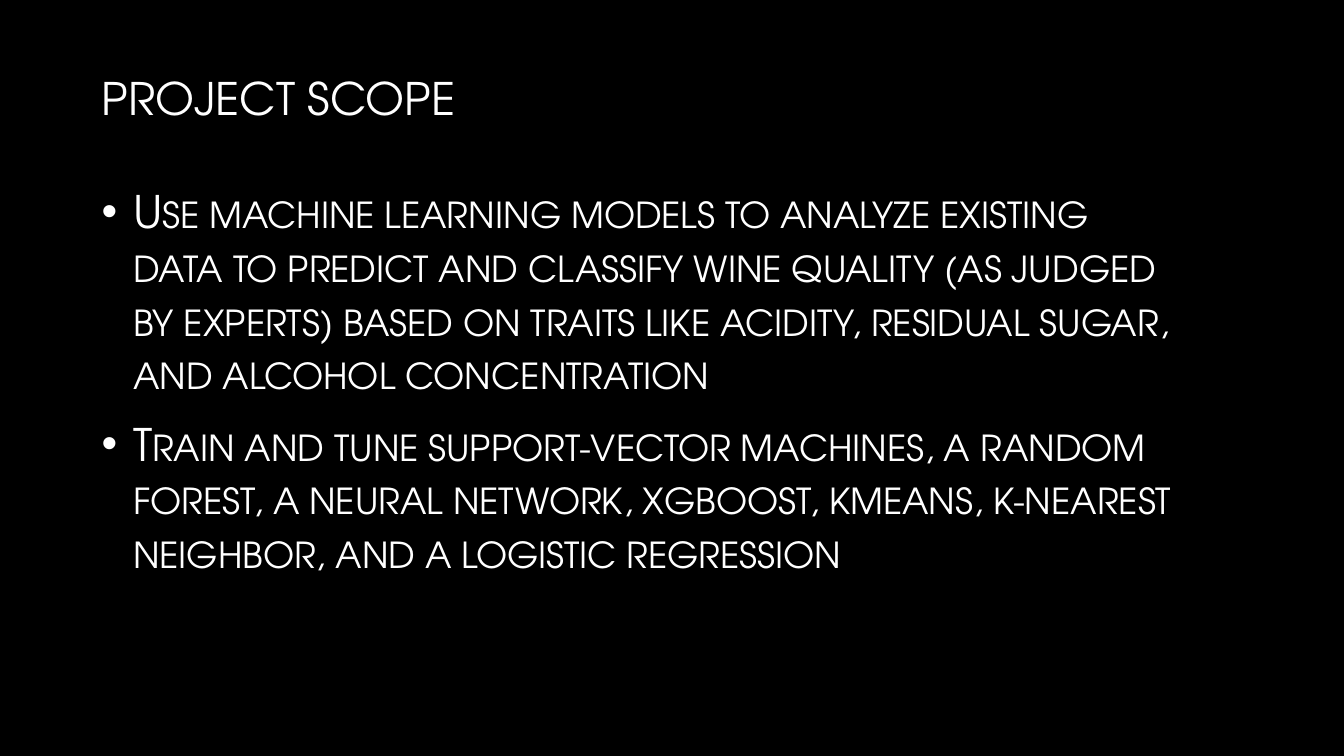
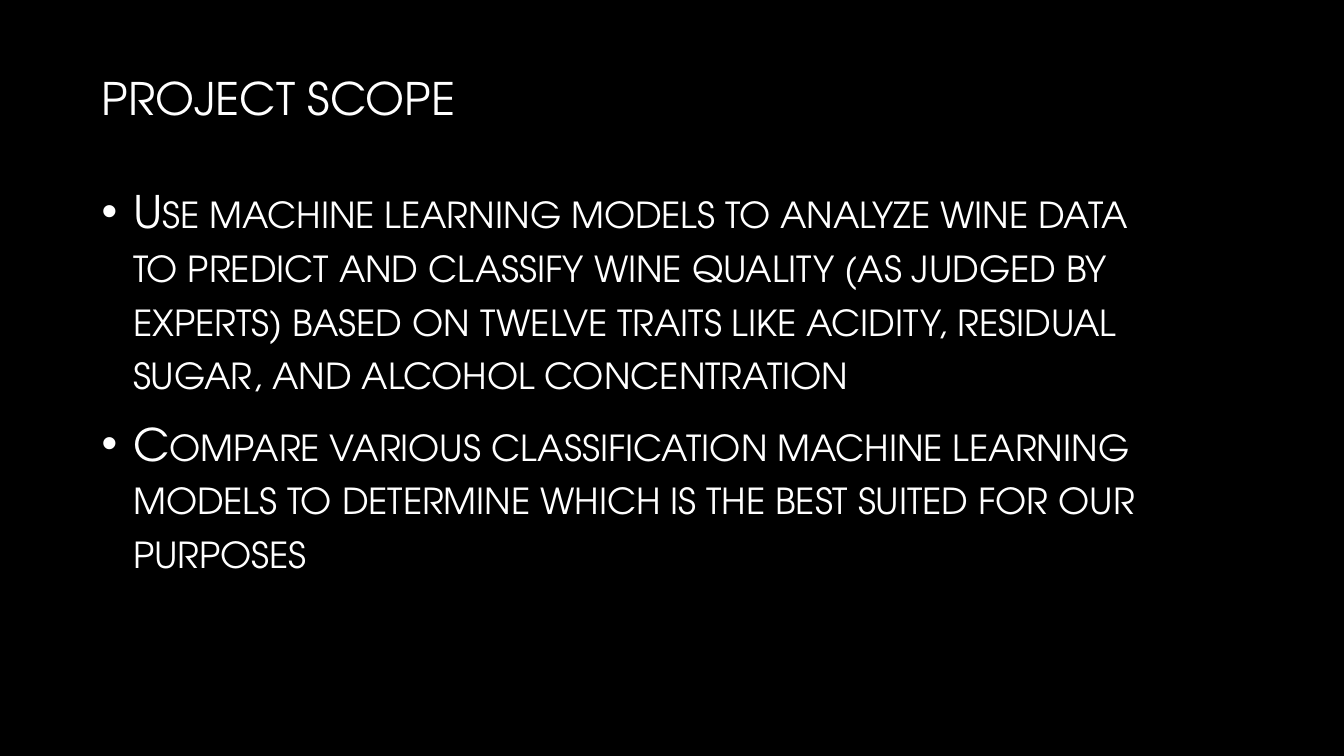
Before and after one commit to justindooley/Final_Project, a slide deck: slide 2 of presentation/project_presentation.pptx. Drawn at 1344x756 pixels with LibreOffice and Linux fonts; fonts in the diff are those of the drawing; background and template pictures are left out. Boxes give left, top, right and bottom in pixels: in the first picture for what was removed or moved away, otherwise in the second. Text is boxed around its words. In the diff, an @@ line names an element or a change of style, - is before the commit and + after.

Commit message:
Logistic Regression & Presentation

```diff
--- a/presentation/project_presentation.pptx
+++ b/presentation/project_presentation.pptx
@@ text at bbox=[133, 201, 1135, 569]: text changed @@
-• Use machine learning models to analyze existing data to predict and classify wine quality (as judged by experts) based on traits like acidity, residual sugar, and alcohol concentration
-• Train and tune support-vector machines, a random forest, a neural network, xgboost, kmeans, k-nearest neighbor, and a logistic regression
+• Use machine learning models to analyze wine data to predict and classify wine quality (as judged by experts) based on twelve traits like acidity, residual sugar, and alcohol concentration
+• Compare various classification machine learning models to determine which is the best suited for our purposes
```
Also in this commit, not shown: 10 other slides changed, 11 slides added, 12 slides removed, 39 other files.
